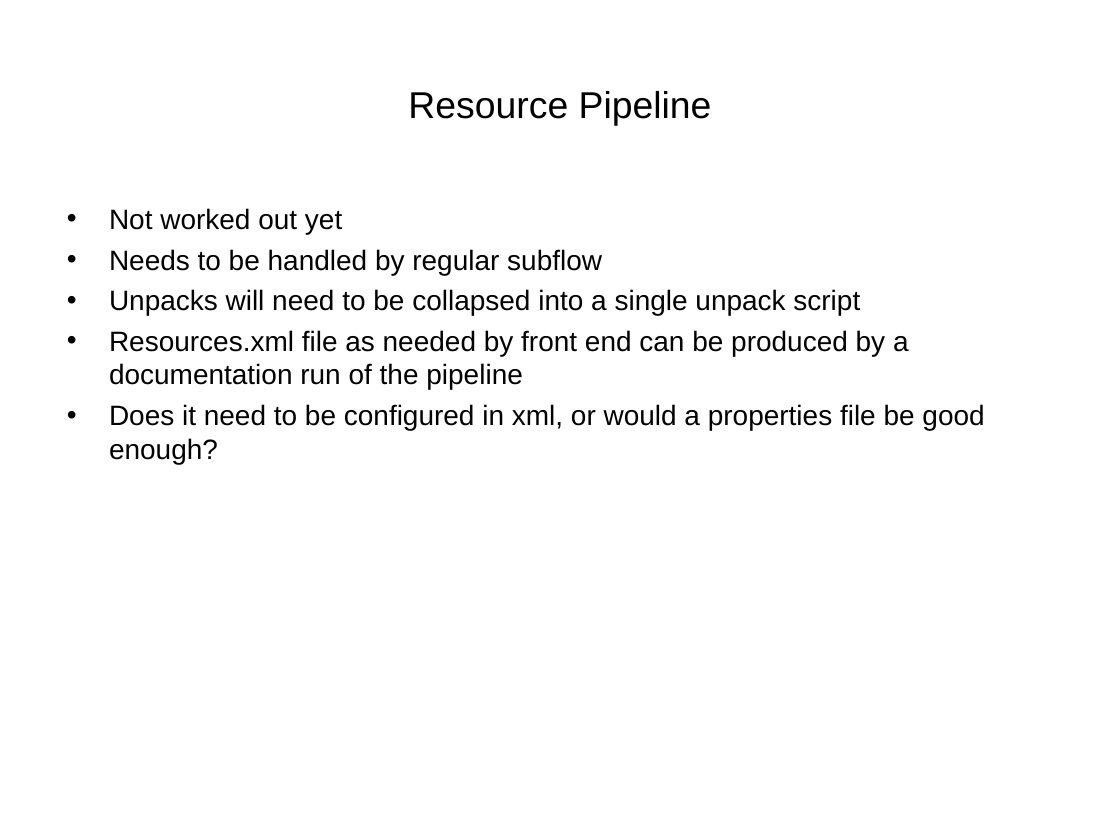
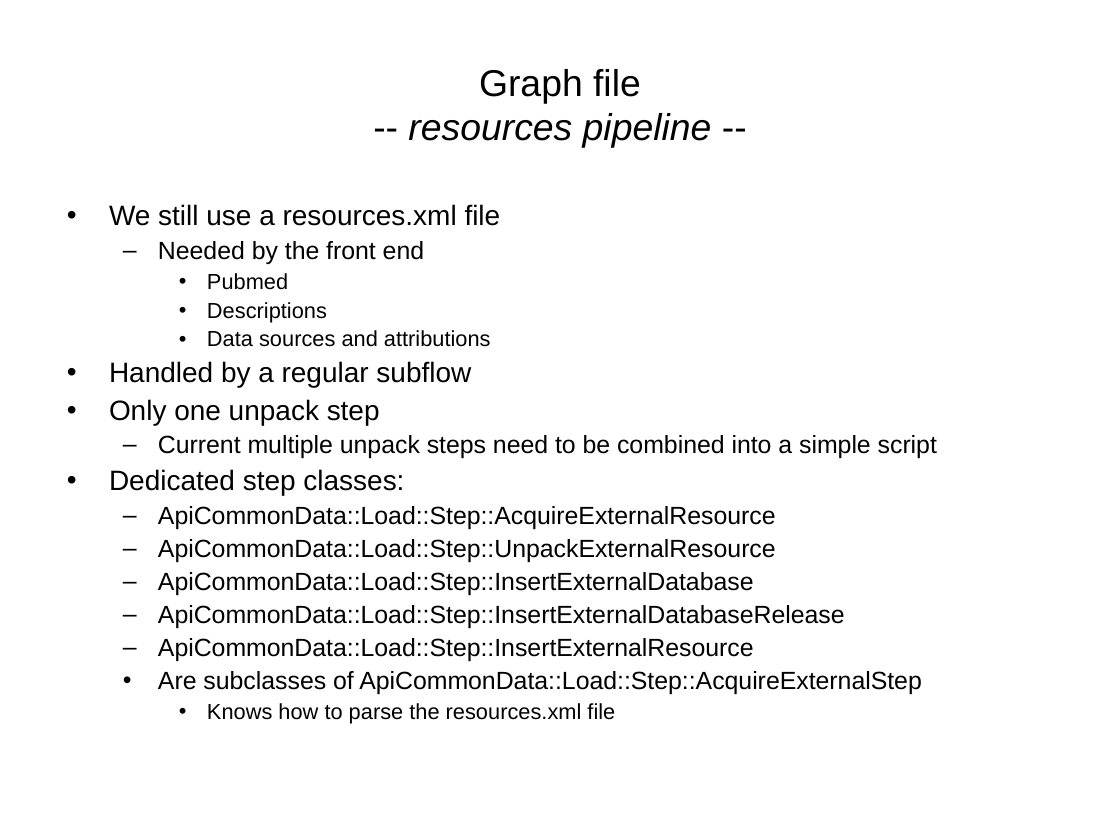
Before and after one commit to VEuPathDB/ApiCommonData, a slide deck: slide 15 of Load/doc/workflow/plasmodb/7.7/ApiWorkFlow.ppt (slide 17 before the commit). Drawn at 1120x840 pixels with LibreOffice and Linux fonts; fonts in the diff are those of the drawing. Boxes give left, top, right and bottom in pixels: in the first picture for what was removed or moved away, otherwise in the second. Text is boxed around its words. In the diff, an @@ line names an element or a change of style, - is before the commit and + after.

```diff
--- a/Load/doc/workflow/plasmodb/7.7/ApiWorkFlow.ppt
+++ b/Load/doc/workflow/plasmodb/7.7/ApiWorkFlow.ppt
@@ title at (408,69,712,148): text changed; italic on @@
-Resource Pipeline
+Graph file
+-- resources pipeline --
@@ text at (109,204,937,724): text changed; size 18 to 16 pt @@
-• Not worked out yet
-• Needs to be handled by regular subflow
-• Unpacks will need to be collapsed into a single unpack script
-• Resources.xml file as needed by front end can be produced by a documentation run of the pipeline
-• Does it need to be configured in xml, or would a properties file be good enough?
+• We still use a resources.xml file
+  – Needed by the front end
+    • Pubmed
+    • Descriptions
+    • Data sources and attributions
+• Handled by a regular subflow
+• Only one unpack step
+  – Current multiple unpack steps need to be combined into a simple script
+• Dedicated step classes:
+  – ApiCommonData::Load::Step::AcquireExternalResource
+  – ApiCommonData::Load::Step::UnpackExternalResource
+  – ApiCommonData::Load::Step::InsertExternalDatabase
+  – ApiCommonData::Load::Step::InsertExternalDatabaseRelease
+  – ApiCommonData::Load::Step::InsertExternalResource
+  • Are subclasses of ApiCommonData::Load::Step::AcquireExternalStep
+    • Knows how to parse the resources.xml file
```
Also in this commit, not shown: 7 other slides changed, 4 slides added, 1 slide removed, 4 other files.
